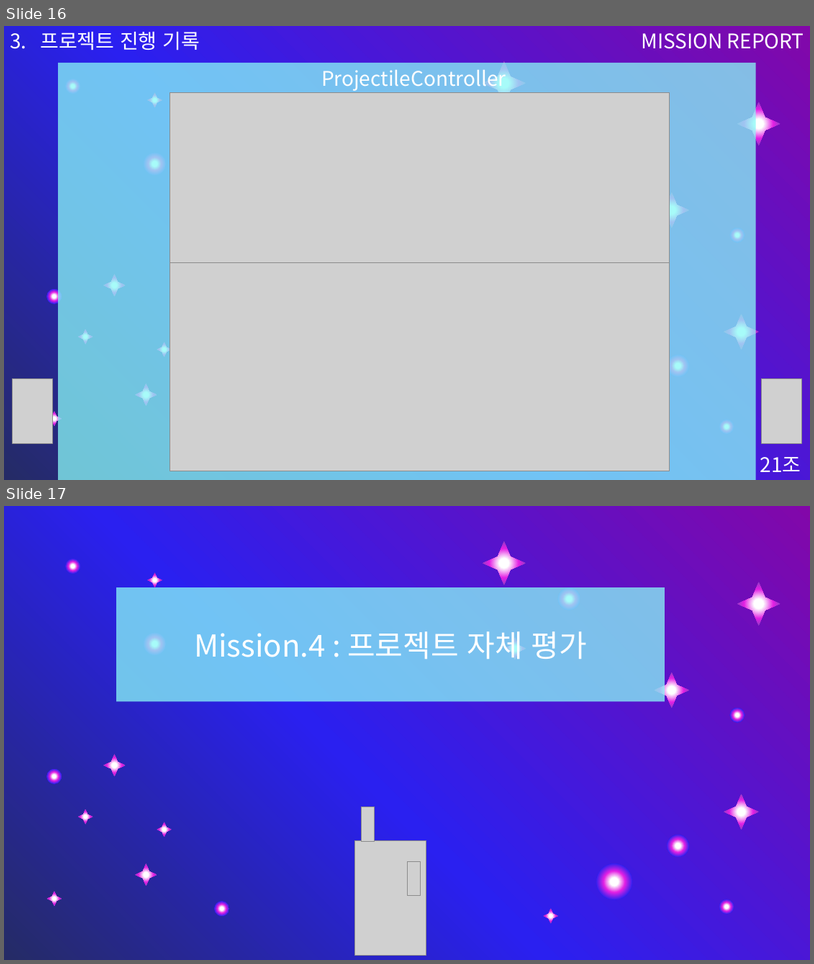
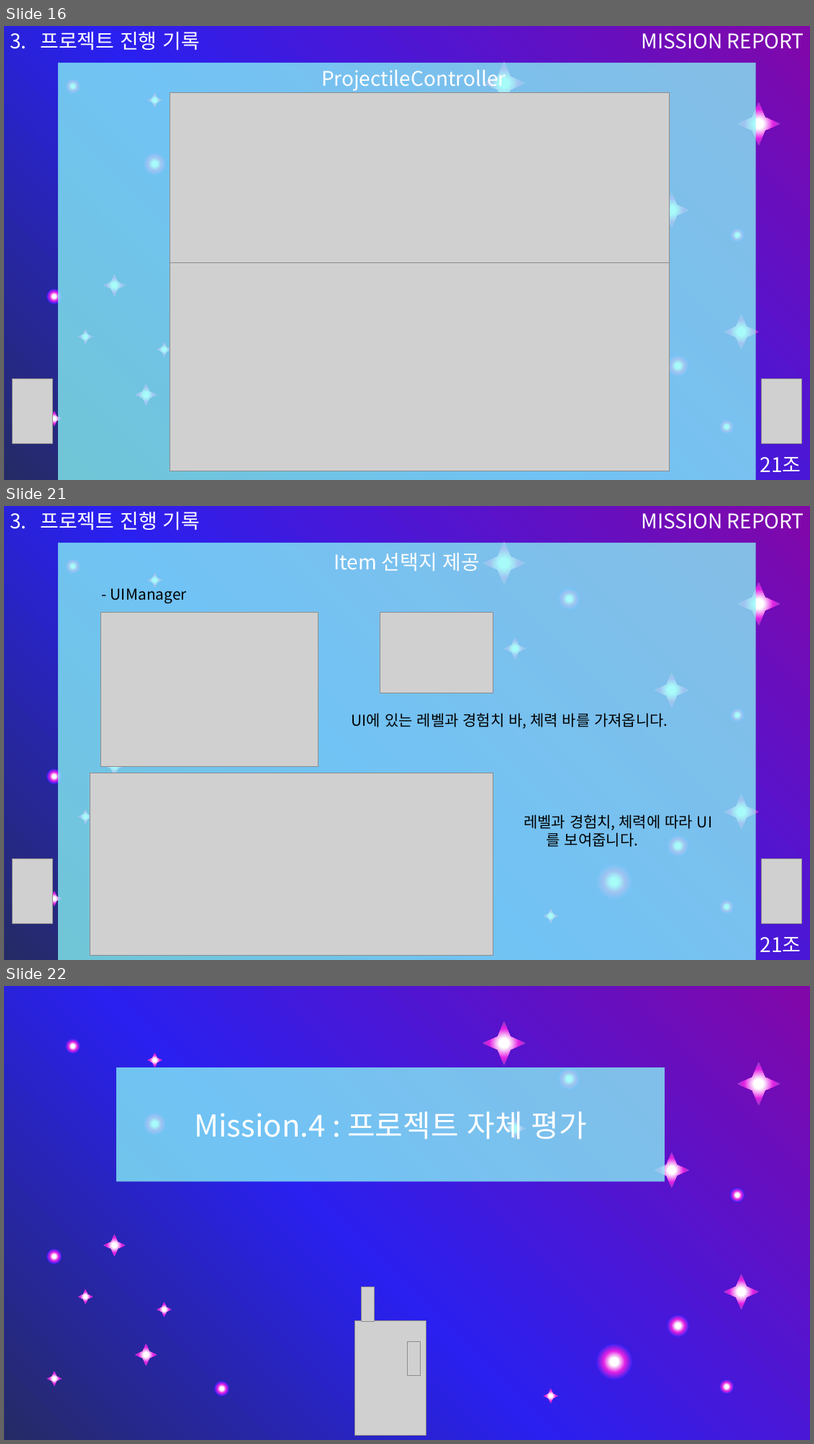
Before and after one commit to TheTimeOfRecord/Team21DodgeShooting, a slide deck: Assets/PPT/21조 PPT 발표본.pptx. Shown one above the other, each under a label of ours: slides 16 and 17 before the commit, slides 16, 21 and 22 after it; the slides between them are not shown. The pictures are 814x964 and 814x1444 pixels, drawn with LibreOffice and Linux fonts; fonts in the diff are those of the drawing; grey boxes stand for pictures. Boxes give left, top, right and bottom in pixels: in the first picture for what was removed or moved away, otherwise in the second. Text is boxed around its words. In the diff, an @@ line names an element or a change of style, - is before the commit and + after.

```diff
--- a/Assets/PPT/21조 PPT 발표본.pptx
+++ b/Assets/PPT/21조 PPT 발표본.pptx
@@ slide 21 added at [4, 506, 810, 960], background gradient #252B65 to #2A20F0 to #8207A9 @@
@@ text added at [40, 512, 201, 530], 24 pt, text #FFFFFF @@
+3. 프로젝트 진행 기록
@@ text added at [641, 513, 805, 529], 24 pt, text #FFFFFF @@
+MISSION REPORT
@@ rectangle added at [59, 542, 756, 960], fill #8AFAF7 at 75% opacity @@
@@ text added at [334, 553, 481, 571], 24 pt, text #FFFFFF @@
+Item 선택지 제공
@@ text added at [111, 585, 187, 604], 18 pt, text #000000 @@
+- UIManager
@@ picture added at [100, 612, 319, 766] @@
@@ picture added at [380, 612, 494, 692] @@
@@ text added at [352, 713, 668, 728], 18 pt, text #000000 @@
+UI에 있는 레벨과 경험치 바, 체력 바를 가져옵니다.
@@ picture added at [90, 773, 494, 955] @@
@@ text added at [524, 814, 693, 847], 18 pt, text #000000 @@
+레벨과 경험치, 체력에 따라 UI를 보여줍니다.
@@ group added at [47, 542, 781, 924]: 10 stars, 7 ellipses @@
@@ picture added at [12, 859, 52, 924] @@
@@ picture added at [762, 858, 802, 923] @@
@@ text added at [761, 937, 802, 952], 24 pt, text #FFFFFF @@
+21조
@@ what was slide 17 is now slide 22 @@
```
Also in this commit, not shown: 1 slide changed, 4 other slides added.
